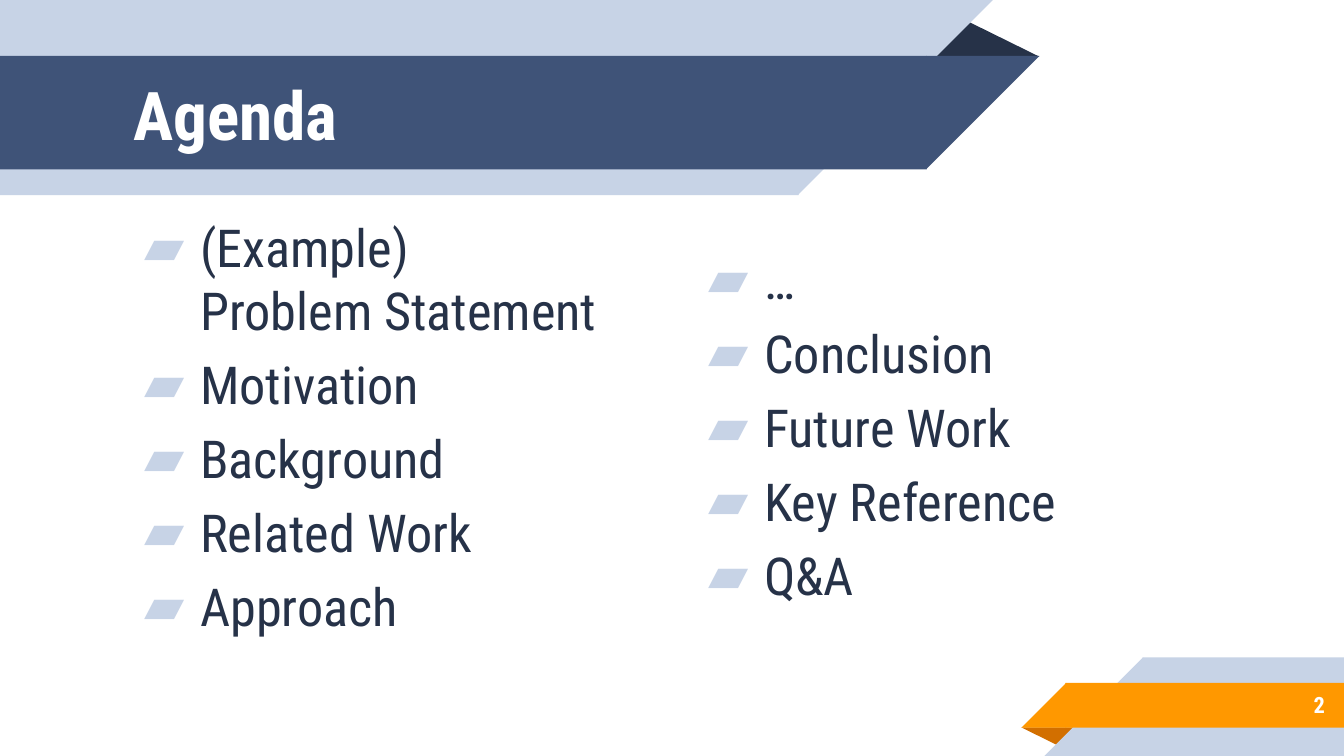
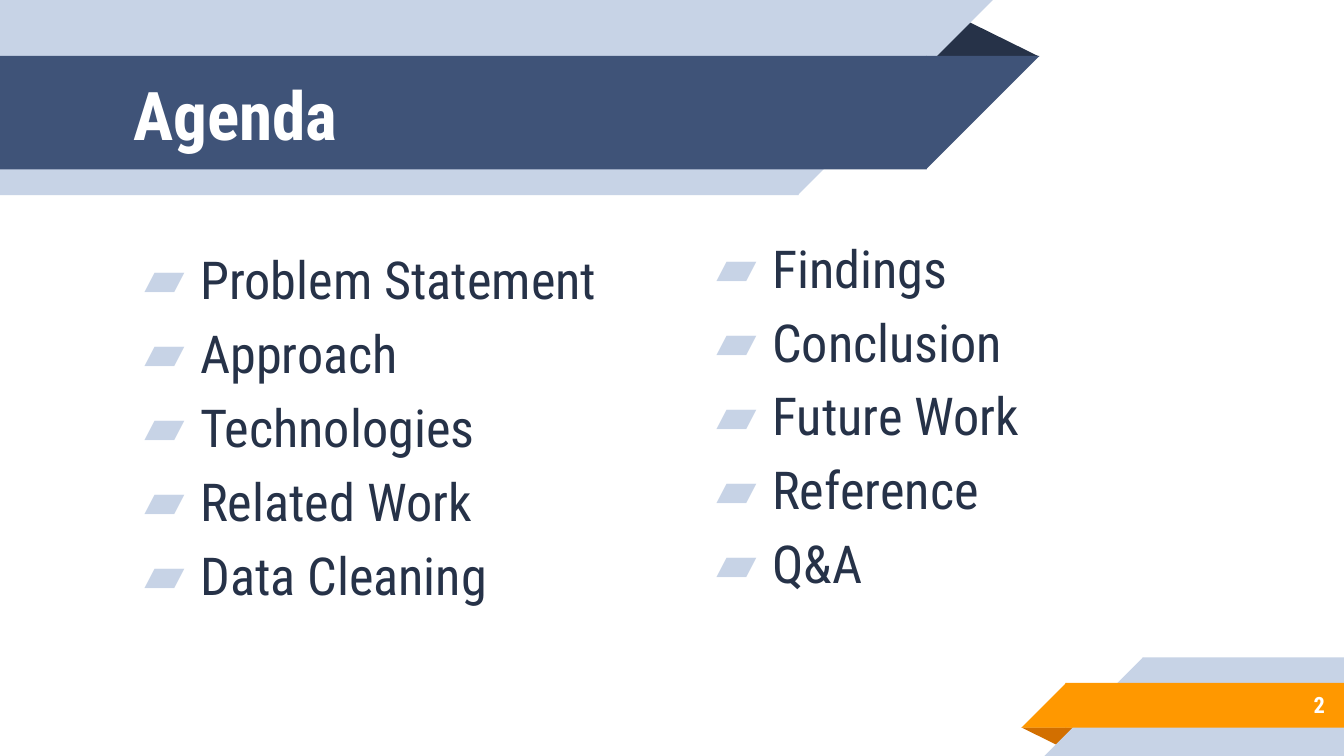
Before and after one commit to davidrodjen/TP03-RodJen-Pfeiffer-Saxen, a slide deck: slide 2 of TP03/TP04 Pfeiffer, Rodriguez-Jenkins, Saxen.pptx. Drawn at 1344x756 pixels with LibreOffice and Linux fonts; fonts in the diff are those of the drawing; background and template pictures are left out. Boxes give left, top, right and bottom in pixels: in the first picture for what was removed or moved away, otherwise in the second. Text is boxed around its words. In the diff, an @@ line names an element or a change of style, - is before the commit and + after.

```diff
--- a/TP03/TP04 Pfeiffer, Rodriguez-Jenkins, Saxen.pptx
+++ b/TP03/TP04 Pfeiffer, Rodriguez-Jenkins, Saxen.pptx
@@ text "Findings": place and size @@
-text "Findings" at (764, 333, 1056, 601)
+text "Findings" at (772, 248, 1020, 589)
@@ text at (200, 259, 596, 458): text changed @@
-▰ (Example)
-  Problem Statement
-▰ Motivation
-▰ Background
+▰ Problem Statement
+▰ Approach
+▰ Technologies
@@ text at (772, 248, 947, 299): text changed @@
-▰ …
+▰ Findings
@@ text at (772, 469, 978, 510): text changed @@
-▰ Key Reference
+▰ Reference
@@ text at (200, 555, 487, 606): text changed @@
-▰ Approach
+▰ Data Cleaning
```
Also in this commit, not shown: 5 other slides changed, 3 slides added, 1 other file.
